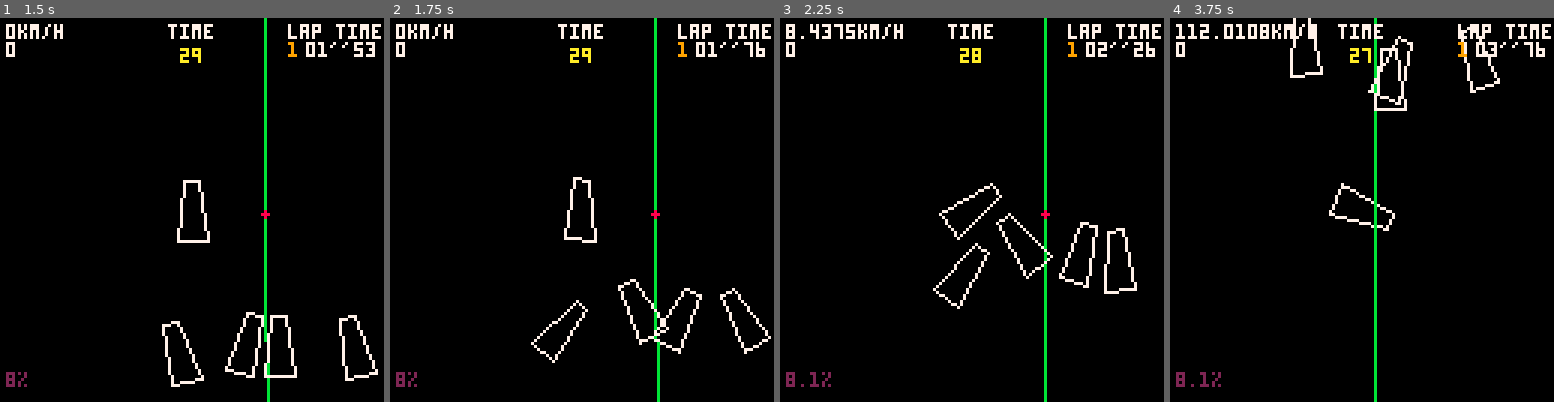
Above: before the commit, frames 1-4 (left to right).
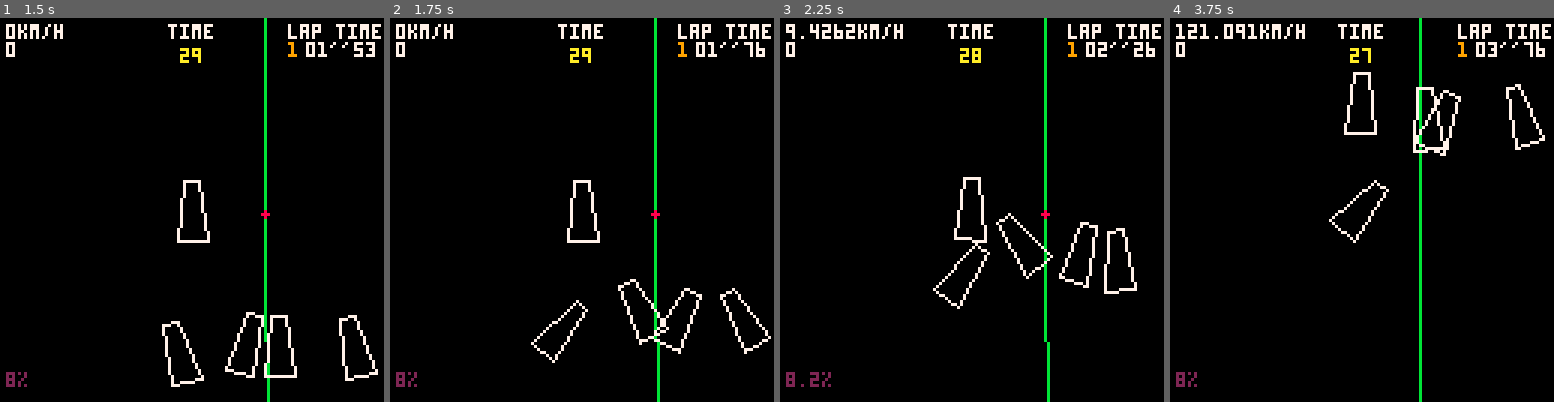
Above: after the commit, the same moments.

Repository: freds72/virtua-on
Game: PICO-8 cartridge carts/physics.p8
The game is run twice, just before and just after one commit, with the same random seed, the same clock (stepped at 60 frames per second) and the same inputs.
Inputs:
- Up to frame 1 (1.5 s): no input
- Up to frame 2 (1.75 s): hold Right from 1.6 s (still down)
- Up to frame 3 (2.25 s): release Right at 2.1 s; hold Up from 2.15 s (still down)
- Up to frame 4 (3.75 s): release Up at 2.42 s; hold Right 2.47-3.03 s; hold Left 3.08-3.58 s

Frame 1 is identical in both runs. In frame 2, 0.4% of the frame differs, in the area x 45-55%, y 41-59%; in frame 3, 0.9%; in frame 4, 4.9%, in the area x 4-98%, y 0-100%.

Commit message:
fixed steering at low speed

Diff:
--- a/carts/physics.p8
+++ b/carts/physics.p8
@@ -778,7 +778,7 @@
 			local fwd=m_fwd(self.m)
 			v_scale(fwd,rpm*sr)
 
-			self:apply_force_and_torque(fwd,-0.25*steering_angle)
+			self:apply_force_and_torque(fwd,-steering_angle*lerp(0,0.25,rpm/max_rpm))
 
 			-- sliding?
 			if last_sliding_t!=sliding_t then
